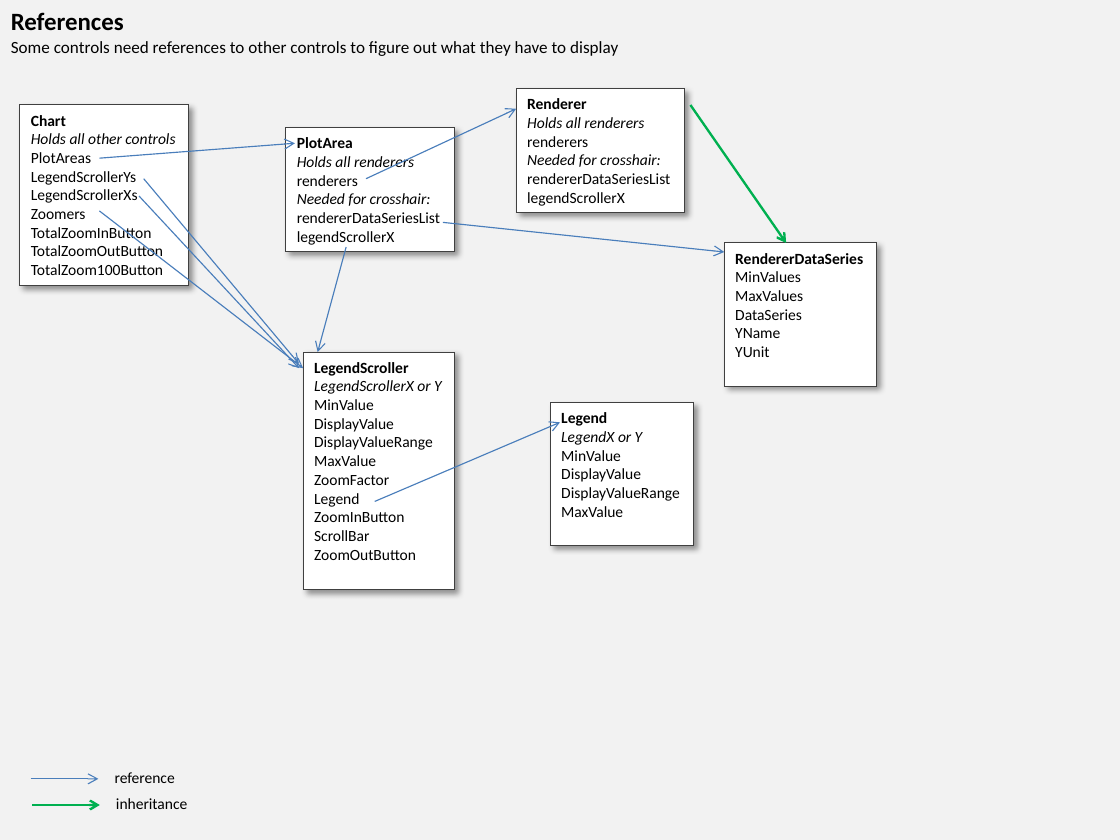
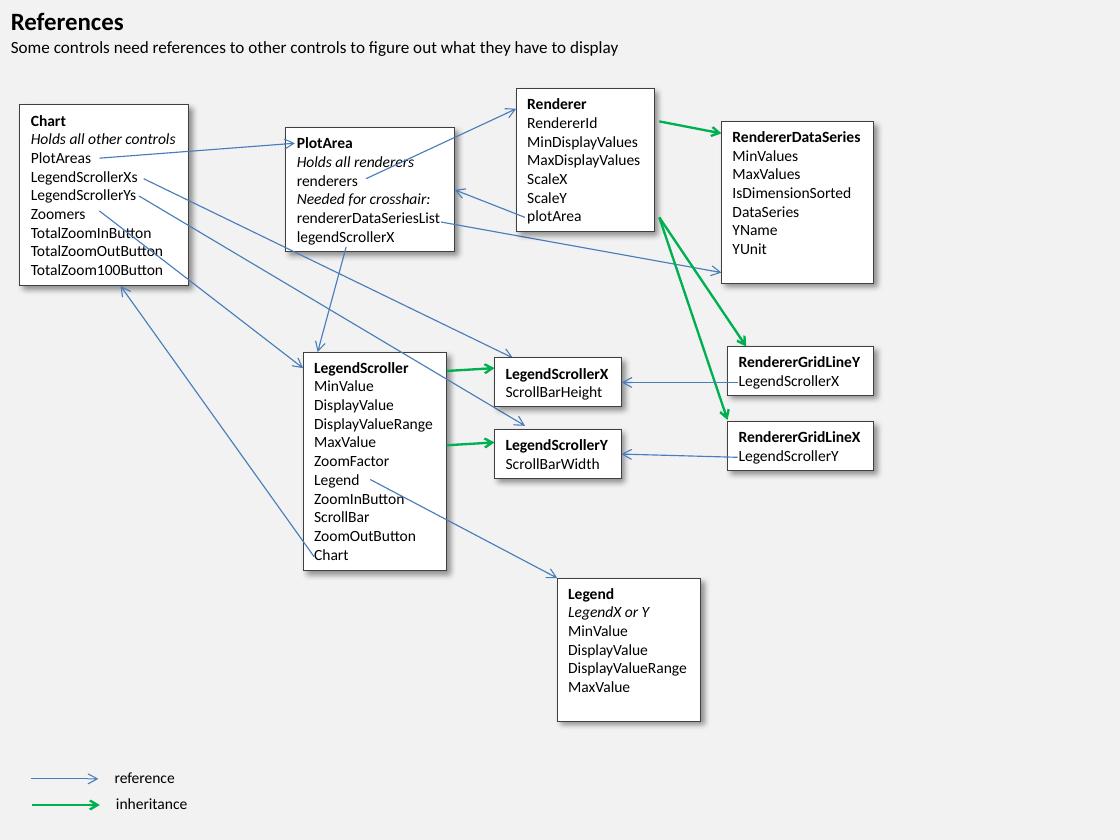
Before and after one commit to PeterHuberSg/XYGraphLib, a slide deck: slide 9 of XYGraphDesign1.pptx. Drawn at 1120x840 pixels with LibreOffice and Linux fonts; fonts in the diff are those of the drawing. Boxes give left, top, right and bottom in pixels: in the first picture for what was removed or moved away, otherwise in the second. Text is boxed around its words. In the diff, an @@ line names an element or a change of style, - is before the commit and + after.

Commit message:
Rename Zoomers: legendScrollers Move LegendScroller setup to Chart

```diff
--- a/XYGraphDesign1.pptx
+++ b/XYGraphDesign1.pptx
@@ rectangle "Renderer": place and size @@
-rectangle "Renderer" at [516, 88, 685, 213]
+rectangle "Renderer" at [516, 88, 654, 232]
@@ text in rectangle at [527, 117, 640, 224]: text changed @@
-Holds all renderers
-renderers
-Needed for crosshair:
-rendererDataSeriesList
-legendScrollerX
+RendererId
+MinDisplayValues
+MaxDisplayValues
+ScaleX
+ScaleY
+plotArea
@@ arrow moved from (690, 105) - (786, 243) to (660, 121) - (721, 133) @@
@@ rectangle "RendererDataSeries": place and size @@
-rectangle "RendererDataSeries" at [725, 243, 877, 386]
+rectangle "RendererDataSeries" at [721, 121, 874, 283]
@@ text in rectangle at [31, 171, 138, 185]: paragraph added @@
+LegendScrollerXs
@@ arrow moved from (143, 179) - (299, 364) to (143, 179) - (513, 358) @@
@@ text in rectangle at [31, 189, 138, 203]: paragraph removed @@
-LegendScrollerXs
@@ arrow moved from (139, 196) - (299, 368) to (139, 196) - (525, 426) @@
@@ arrow added from (525, 217) to (455, 189), #4B7EBC 0.75 pt @@
@@ text in rectangle at [732, 187, 851, 198]: paragraph added @@
+IsDimensionSorted
@@ arrow moved from (442, 223) - (725, 252) to (441, 222) - (721, 272) @@
@@ arrow added from (660, 217) to (728, 420), #00B050 1.5 pt @@
@@ arrow added from (660, 217) to (746, 346), #00B050 1.5 pt @@
@@ arrow added from (315, 557) to (121, 286), #4B7EBC 0.75 pt @@
@@ rectangle "LegendScroller": place and size @@
-rectangle "LegendScroller" at [304, 352, 455, 589]
+rectangle "LegendScroller" at [304, 352, 447, 570]
@@ rectangle added at [495, 358, 622, 408], fill #FFFFFF, outline #404040 0.75 pt, 10 pt, text #000000, bold @@
+LegendScrollerX
+ScrollBarHeight
@@ rectangle added at [728, 346, 874, 395], fill #FFFFFF, outline #404040 0.75 pt, 10 pt, text #000000, bold @@
+RendererGridLineY
+LegendScrollerX
@@ text in rectangle at [314, 380, 442, 394]: paragraph removed @@
-LegendScrollerX or Y
@@ arrow added from (447, 371) to (495, 368), #00B050 1.5 pt @@
@@ arrow added from (738, 382) to (622, 382), #4B7EBC 0.75 pt @@
@@ arrow added from (447, 446) to (495, 442), #00B050 1.5 pt @@
@@ rectangle added at [495, 430, 622, 479], fill #FFFFFF, outline #404040 0.75 pt, 10 pt, text #000000, bold @@
+LegendScrollerY
+ScrollBarWidth
@@ rectangle added at [728, 421, 875, 470], fill #FFFFFF, outline #404040 0.75 pt, 10 pt, text #000000, bold @@
+RendererGridLineX
+LegendScrollerY
@@ arrow moved from (375, 502) - (560, 422) to (371, 479) - (558, 578) @@
@@ arrow added from (738, 457) to (622, 454), #4B7EBC 0.75 pt @@
@@ text in rectangle at [314, 549, 348, 560]: paragraph added @@
+Chart
@@ rectangle "Legend": place and size @@
-rectangle "Legend" at [550, 403, 693, 547]
+rectangle "Legend" at [558, 578, 701, 721]
```
Also in this commit, not shown: 2 other slides changed, 3 slides added, 6 other files.
